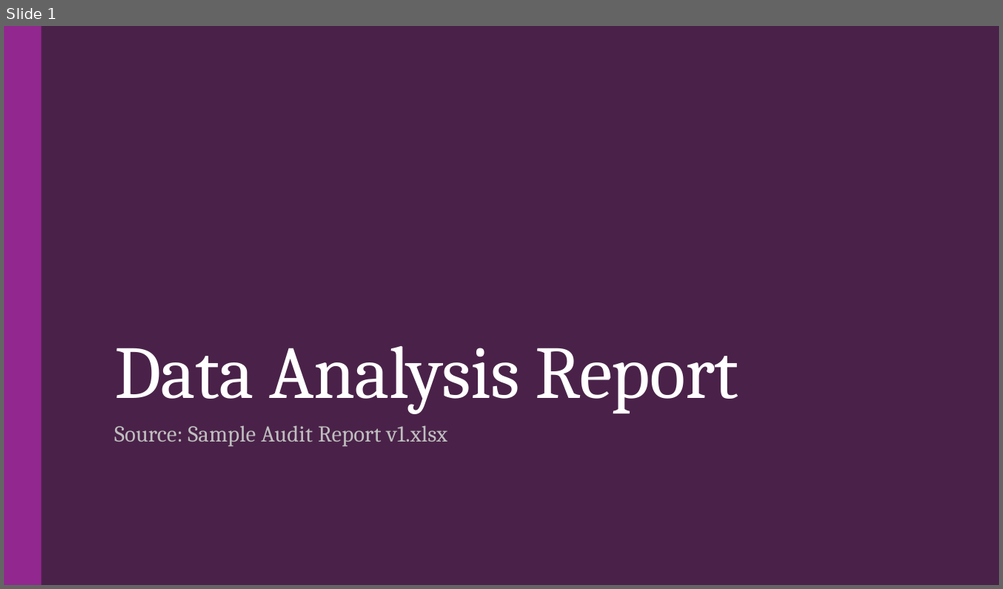
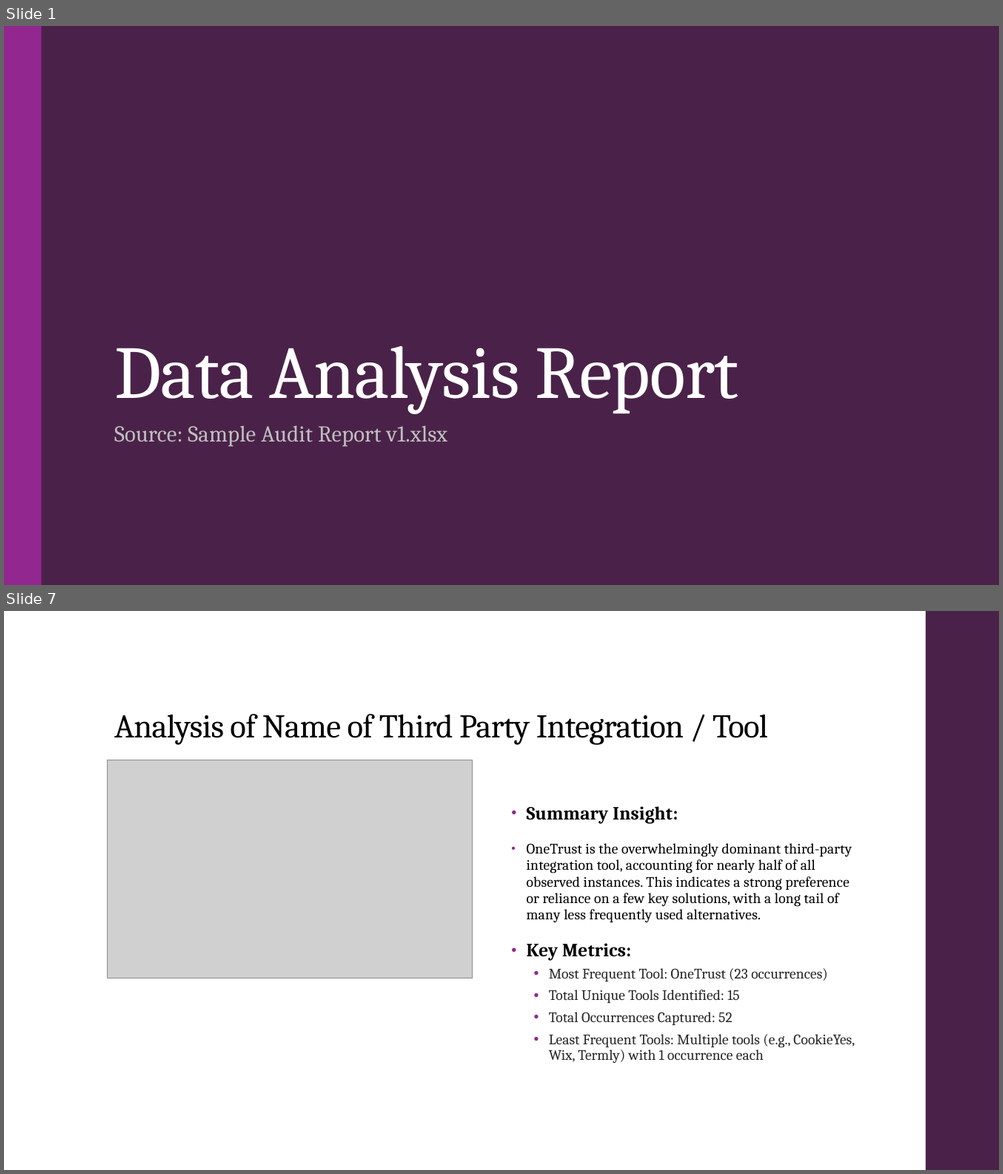
Before and after one commit to droy117/GT_Assignment_PPT_Ex, a slide deck: Debak/Data_Analysis_Report_Report.pptx. Shown one above the other, each under a label of ours: slide 1 before the commit, slides 1 and 7 after it; the slides between them are not shown. The pictures are 1003x589 and 1003x1174 pixels, drawn with LibreOffice and Linux fonts; fonts in the diff are those of the drawing; grey boxes stand for pictures. Boxes give left, top, right and bottom in pixels: in the first picture for what was removed or moved away, otherwise in the second. Text is boxed around its words. In the diff, an @@ line names an element or a change of style, - is before the commit and + after.

Commit message:
add AI insights

```diff
--- a/Debak/Data_Analysis_Report_Report.pptx
+++ b/Debak/Data_Analysis_Report_Report.pptx
@@ slide 7 added at bbox=[4, 611, 999, 1170], background #FFFFFF @@
@@ rectangle added at bbox=[925, 611, 999, 1170], fill #4A2249 @@
@@ title added at bbox=[114, 714, 768, 745], 32 pt, text #000000 @@
+Analysis of Name of Third Party Integration / Tool
@@ picture added at bbox=[107, 760, 472, 978] @@
@@ text added at bbox=[526, 806, 854, 1064], 14 pt, text #000000 @@
+• Summary Insight:
+• OneTrust is the overwhelmingly dominant third-party integration tool, accounting for nearly half of all observed instances. This indicates a strong preference or reliance on a few key solutions, with a long tail of many less frequently used alternatives.
+• Key Metrics:
+  • Most Frequent Tool: OneTrust (23 occurrences)
+  • Total Unique Tools Identified: 15
+  • Total Occurrences Captured: 52
+  • Least Frequent Tools: Multiple tools (e.g., CookieYes, Wix, Termly) with 1 occurrence each
```
Also in this commit, not shown: 3 slides changed, 10 other slides added, 9 slides removed, 6 other files.
